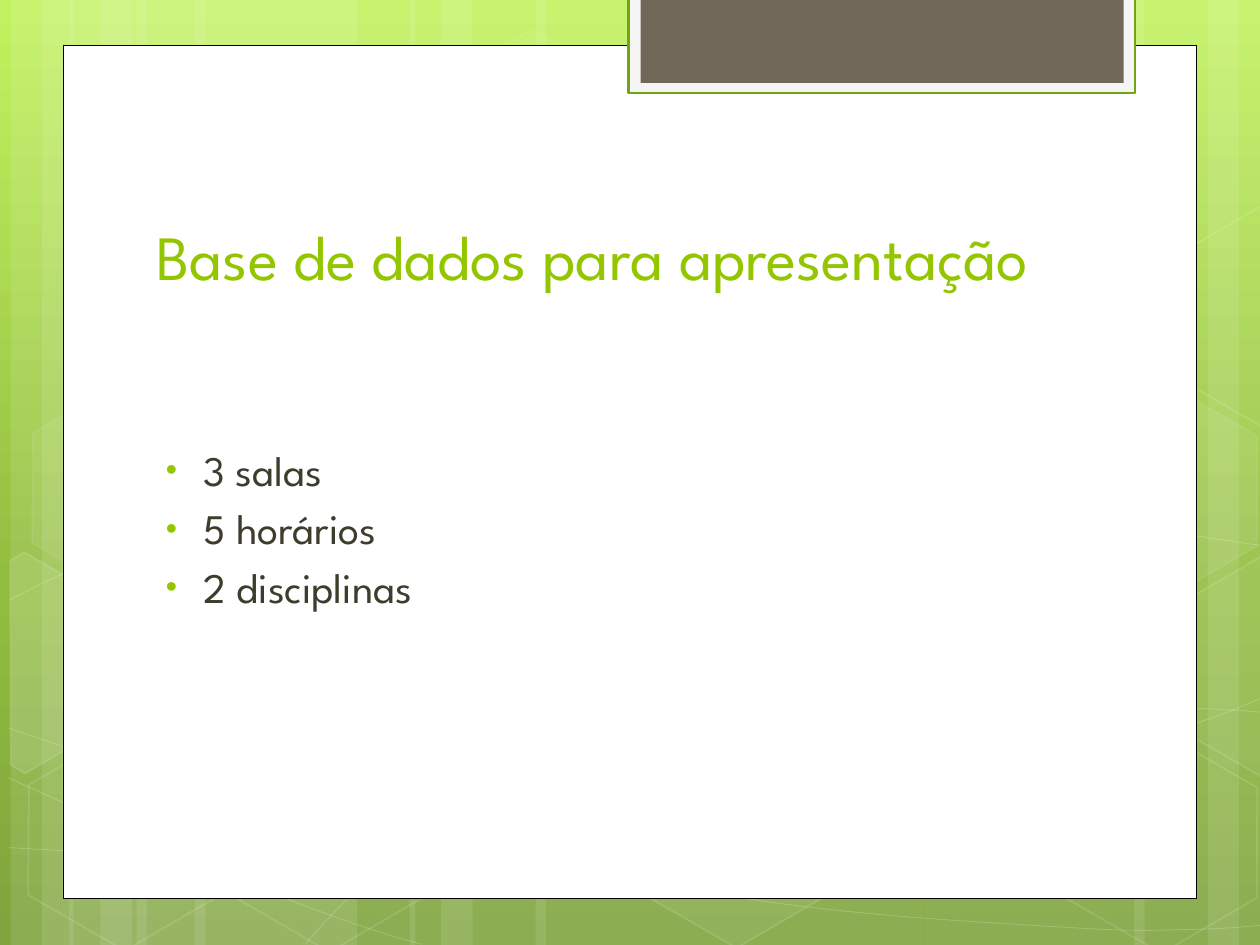
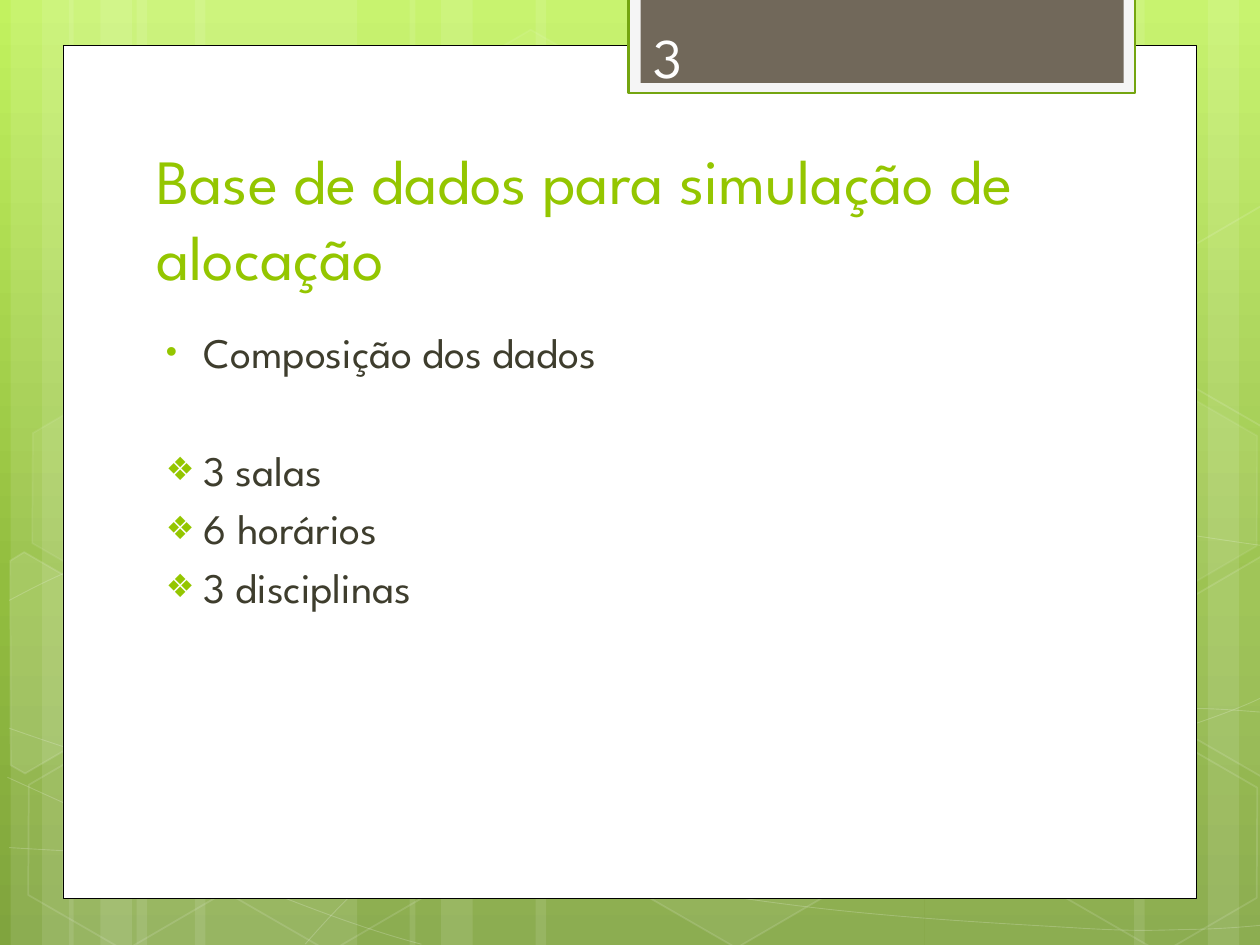
Before and after one commit to alexandregme/tcc2, a slide deck: slide 3 of Apresentação.pptx (slide 27 before the commit). Drawn at 1260x945 pixels with LibreOffice and Linux fonts; fonts in the diff are those of the drawing. Boxes give left, top, right and bottom in pixels: in the first picture for what was removed or moved away, otherwise in the second. Text is boxed around its words. In the diff, an @@ line names an element or a change of style, - is before the commit and + after.

```diff
--- a/Apresentação.pptx
+++ b/Apresentação.pptx
@@ page number added at (653,40,682,95), 32 pt, text #FEFEFE @@
+3
@@ title at (156,160,1013,294): text changed @@
-Base de dados para apresentação
+Base de dados para simulação de alocação
@@ text at (204,339,596,377): paragraph added @@
+• Composição dos dados
@@ text at (204,515,412,612): text changed @@
-• 5 horários
-• 2 disciplinas
+❖ 6 horários
+❖ 3 disciplinas
```
Also in this commit, not shown: 40 other slides changed, 4 slides removed, 2 other files.
